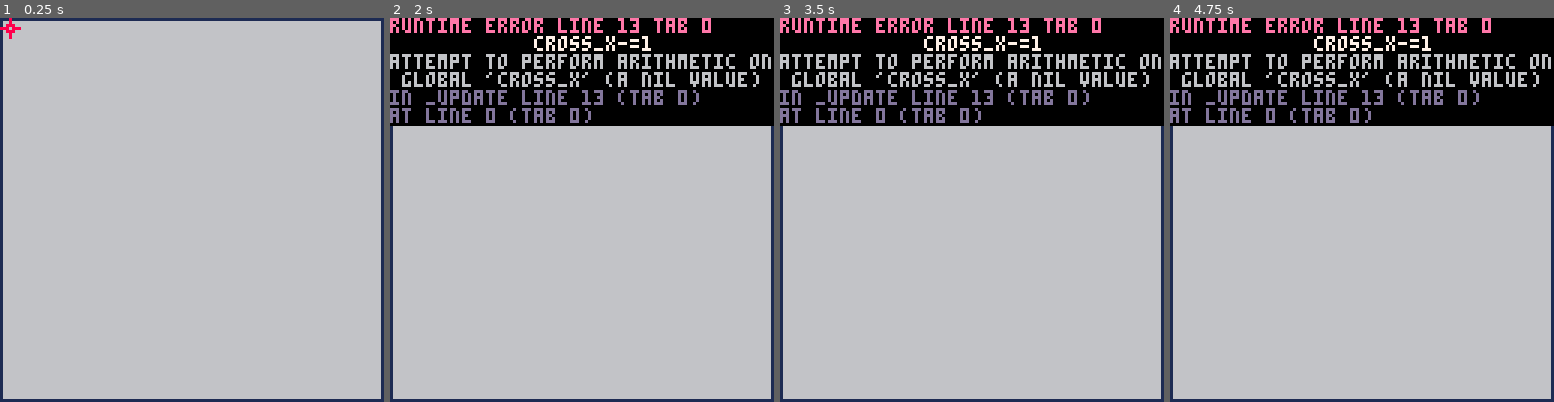
Above: before the commit, frames 1-4 (left to right).
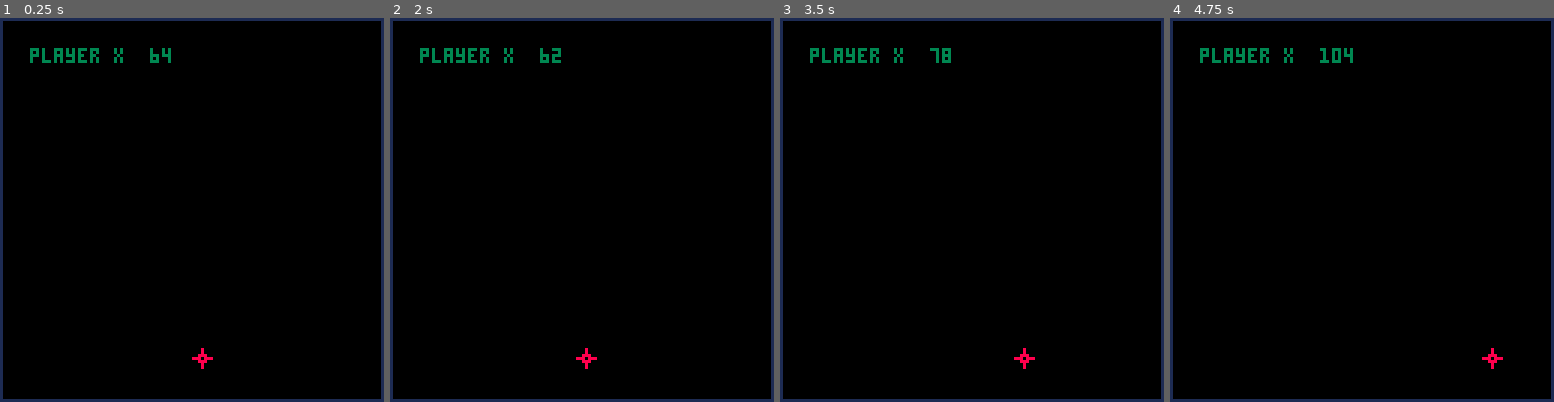
Above: after the commit, the same moments.

Repository: rogmed/pico1
Game: PICO-8 cartridge juego1.p8
Same seed, same stepped clock (60 frames per second), same inputs: the game is played once before the commit and once after it.
Inputs:
- Up to frame 1 (0.25 s): no input
- Up to frame 2 (2 s): hold Left from 1.97 s (still down)
- Up to frame 3 (3.5 s): release Left at 2.37 s; hold Right from 2.87 s (still down)
- Up to frame 4 (4.75 s): release Right at 3.53 s; hold Right 4.13-4.53 s

The runs differ from the first frame. In frame 1, 97% of the frame differs, in the area x 0-100%, y 0-100%; in frame 2, 78%; in frame 3, 78%; in frame 4, 78%.
Error before the commit: runtime error line 13 tab 0; cross_x-=1; attempt to perform arithmetic on global 'cross_x' (a nil value)

Commit message:
Update juego1.p8

Diff:
--- a/juego1.p8
+++ b/juego1.p8
@@ -3,26 +3,31 @@
 
 __lua__
 function _init()
--- posición inicial de jugador
+-- posicion inicial de jugador
 player_x=64
-player_y=10 -- este valor va a ser fijo y no se verá afectado por movimiento
+player_y=110 -- este valor va a ser fijo y no se verれく afectado por movimiento
 end
 
 function _update()
 -- movimiento de jugador en eje x
-    if btn(1) then
-        cross_x+=1
+
+    if btn(➡️) and player_x<110 then
+        player_x+=2
     end
-    if btn(0) then
-            cross_x-=1
+    if btn(⬅️) and player_x>3 then
+        player_x-=2
     end
 end
 
 function _draw()
 cls()
+print("player x",10,10,3) --debug player x
+print(player_x,50,10,3)
 rect(0,0,127,127,1)
-rectfill(1,1,126,126,6)
-spr(1,cross_x,cross_y)
+spr(1,player_x,player_y)
+spr(2,player_x+8,player_y)
+spr(17,player_x,player_y+8)
+spr(18,player_x+8,player_y+8)
 end
 
 __gfx__
